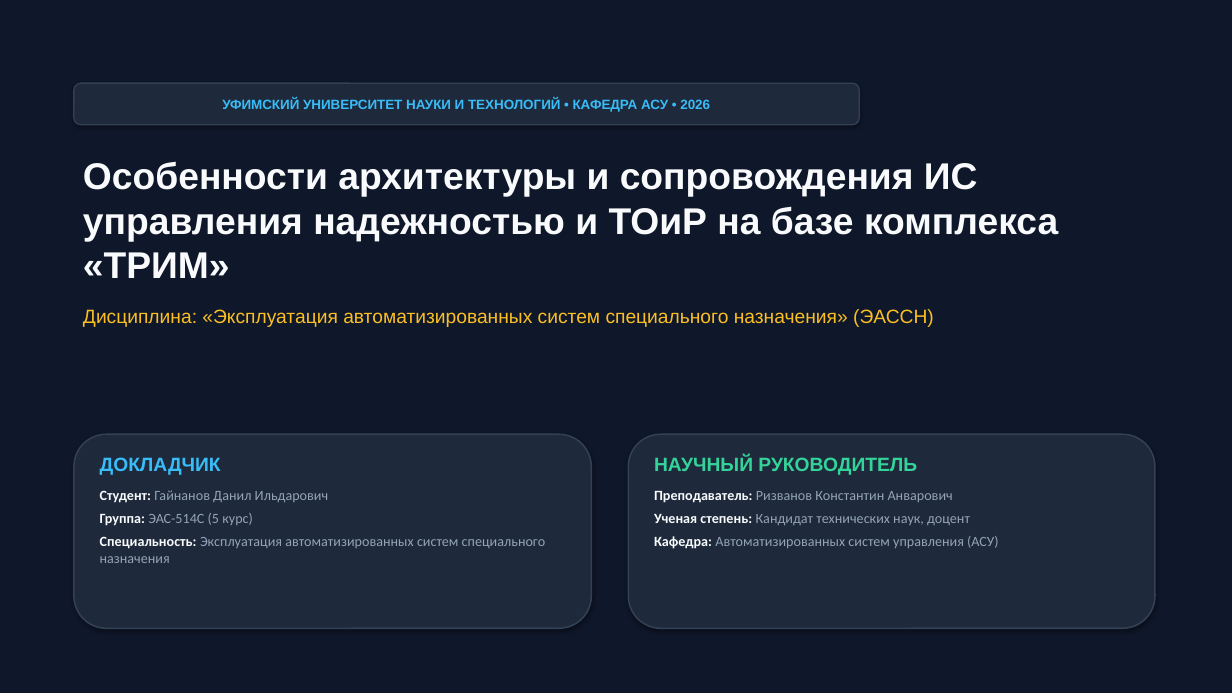
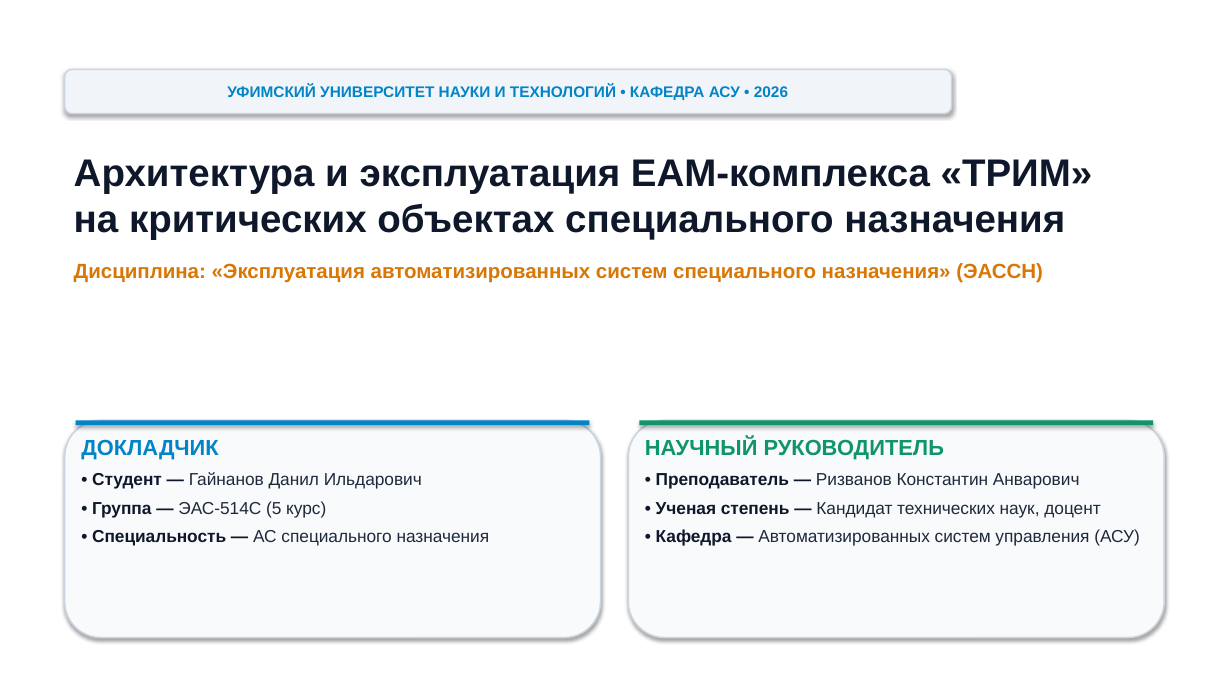
Before and after one commit to kargtx/stage5, a slide deck: slide 1 of ЭАССН/Доклад_EAM_ТРИМ_в_АССН/EAM_ТРИМ_в_АССН_Презентация.pptx. Drawn at 1232x693 pixels with LibreOffice and Linux fonts; fonts in the diff are those of the drawing. Boxes give left, top, right and bottom in pixels: in the first picture for what was removed or moved away, otherwise in the second. Text is boxed around its words. In the diff, an @@ line names an element or a change of style, - is before the commit and + after.

Commit message:
style(ЭАССН): увеличение шрифтов презентации ТРИМ под проектор, светлая тема и краткий доклад

```diff
--- a/ЭАССН/Доклад_EAM_ТРИМ_в_АССН/EAM_ТРИМ_в_АССН_Презентация.pptx
+++ b/ЭАССН/Доклад_EAM_ТРИМ_в_АССН/EAM_ТРИМ_в_АССН_Презентация.pptx
@@ background #0F172A to #FFFFFF @@
@@ rounded rectangle "УФИМСКИЙ УНИВЕРСИТЕТ НАУКИ И ТЕХНОЛОГИЙ ...": place and size @@
-rounded rectangle "УФИМСКИЙ УНИВЕРСИТЕТ НАУКИ И ТЕХНОЛОГИЙ ..." at (74, 83, 860, 125)
+rounded rectangle "УФИМСКИЙ УНИВЕРСИТЕТ НАУКИ И ТЕХНОЛОГИЙ ..." at (65, 69, 952, 114)
@@ rounded rectangle "УФИМСКИЙ УНИВЕРСИТЕТ НАУКИ И ТЕХНОЛОГИЙ ..." at (65, 69, 952, 114): size 10.5 to 12 pt, text colour #38BDF8 to #0284C7; fill #1E293B to #F1F5F9; outline #334155 1 pt to #CBD5E1 1.2 pt @@
@@ text "Архитектура и эксплуатация EAM-комплекса «ТРИМ» ...": place and size @@
-text "Архитектура и эксплуатация EAM-комплекса «ТРИМ» ..." at (83, 161, 1058, 327)
+text "Архитектура и эксплуатация EAM-комплекса «ТРИМ» ..." at (74, 159, 1093, 283)
@@ text at (74, 159, 1093, 240): text changed; size 29 to 30 pt; text colour #F8FAFC to #0F172A @@
-Особенности архитектуры и сопровождения ИС
-управления надежностью и ТОиР на базе комплекса «ТРИМ»
+Архитектура и эксплуатация EAM-комплекса «ТРИМ»
+на критических объектах специального назначения
@@ text at (74, 263, 1043, 283): size 15 to 16 pt, text colour #FBBF24 to #D97706, bold on in "Дисциплина: «Эксплуатация автоматизированных систем специаль ..." @@
@@ rounded rectangle: place and size @@
-rounded rectangle at (74, 434, 592, 628)
+rounded rectangle at (65, 421, 601, 638)
@@ rounded rectangle at (65, 421, 601, 638): fill #1E293B to #F8FAFC; outline #334155 1.2 pt to #CBD5E1 1.2 pt @@
@@ rectangle added at (76, 421, 590, 425), fill #0284C7 @@
@@ text at (81, 439, 218, 459): size 15 to 17 pt, text colour #38BDF8 to #0284C7 in "ДОКЛАДЧИК"; less space between paragraphs @@
@@ text "ДОКЛАДЧИК": place and size @@
-text "ДОКЛАДЧИК" at (100, 457, 546, 563)
+text "ДОКЛАДЧИК" at (81, 439, 490, 546)
@@ rounded rectangle at (628, 421, 1165, 638): fill #1E293B to #F8FAFC; outline #334155 1.2 pt to #CBD5E1 1.2 pt @@
@@ rounded rectangle: place and size @@
-rounded rectangle at (628, 434, 1155, 628)
+rounded rectangle at (628, 421, 1165, 638)
@@ rectangle added at (640, 421, 1153, 425), fill #10956A @@
@@ text at (645, 437, 944, 459): size 15 to 17 pt, text colour #34D399 to #10956A in "НАУЧНЫЙ РУКОВОДИТЕЛЬ"; less space between paragraphs @@
@@ text "НАУЧНЫЙ РУКОВОДИТЕЛЬ": place and size @@
-text "НАУЧНЫЙ РУКОВОДИТЕЛЬ" at (654, 456, 998, 549)
+text "НАУЧНЫЙ РУКОВОДИТЕЛЬ" at (645, 437, 1139, 546)
@@ text at (92, 472, 490, 546): text changed; size 11 to 13.5 pt; font Calibri to Arial; text colour #94A3B8 to #1E293B @@
-Студент: Гайнанов Данил Ильдарович
-Группа: ЭАС-514С (5 курс)
-Специальность: Эксплуатация автоматизированных систем специального назначения
+• Студент — Гайнанов Данил Ильдарович
+• Группа — ЭАС-514С (5 курс)
+• Специальность — АС специального назначения
@@ text at (656, 473, 1139, 546): text changed; size 11 to 13.5 pt; font Calibri to Arial; text colour #94A3B8 to #1E293B @@
-Преподаватель: Ризванов Константин Анварович
-Ученая степень: Кандидат технических наук, доцент
-Кафедра: Автоматизированных систем управления (АСУ)
+• Преподаватель — Ризванов Константин Анварович
+• Ученая степень — Кандидат технических наук, доцент
+• Кафедра — Автоматизированных систем управления (АСУ)
```
Also in this commit, not shown: 9 other slides changed, 2 slides added, 2 slides removed, 5 other files.
